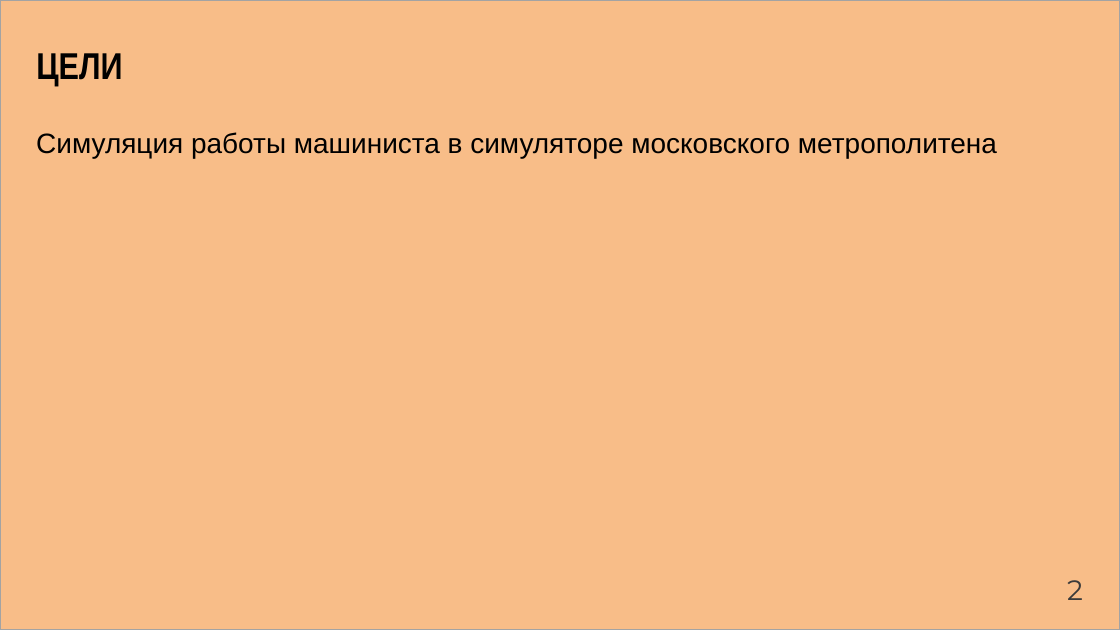
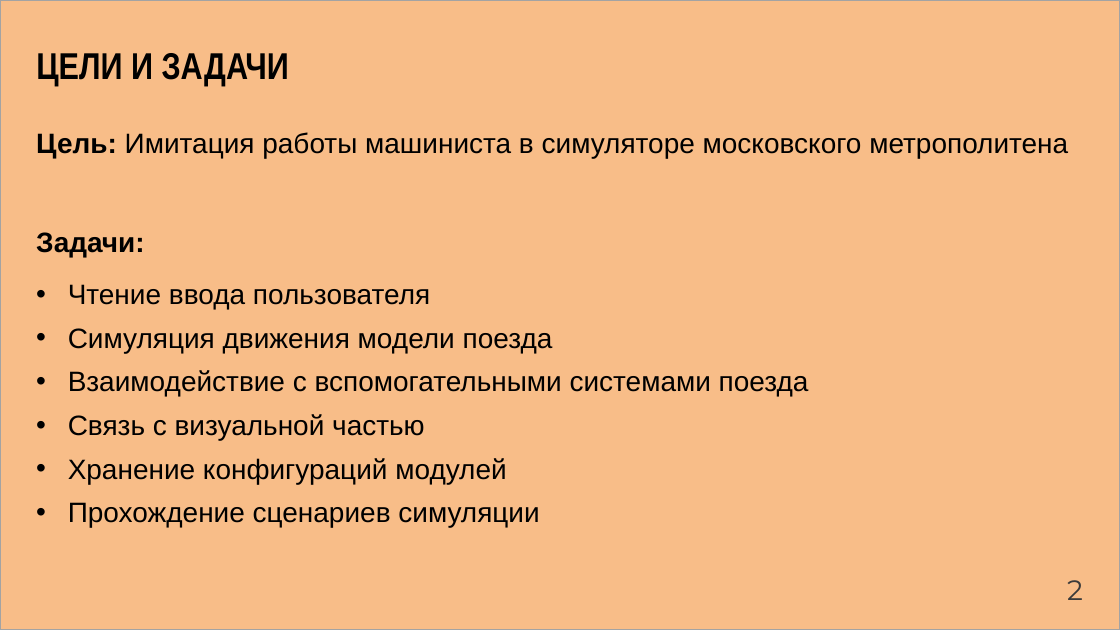
Before and after one commit to Artemor31/Files, a slide deck: slide 2 of Готовые части/NormPreza.pptx. Drawn at 1120x630 pixels with LibreOffice and Linux fonts; fonts in the diff are those of the drawing. Boxes give left, top, right and bottom in pixels: in the first picture for what was removed or moved away, otherwise in the second. Text is boxed around its words. In the diff, an @@ line names an element or a change of style, - is before the commit and + after.

```diff
--- a/Готовые части/NormPreza.pptx
+++ b/Готовые части/NormPreza.pptx
@@ text at [36, 53, 289, 86]: text changed @@
-ЦЕЛИ
+ЦЕЛИ И ЗАДАЧИ
@@ text at [36, 132, 1068, 158]: text changed @@
-Симуляция работы машиниста в симуляторе московского метрополитена
+Цель: Имитация работы машиниста в симуляторе московского метрополитена
@@ text added at [36, 232, 145, 257], 24 pt, text #000000, bold @@
+Задачи:
@@ text added at [68, 284, 809, 528], 24 pt, text #000000 @@
+• Чтение ввода пользователя
+• Симуляция движения модели поезда
+• Взаимодействие с вспомогательными системами поезда
+• Связь с визуальной частью
+• Хранение конфигураций модулей
+• Прохождение сценариев симуляции
```
Also in this commit, not shown: 12 other slides changed, 1 slide removed, 16 other files.
